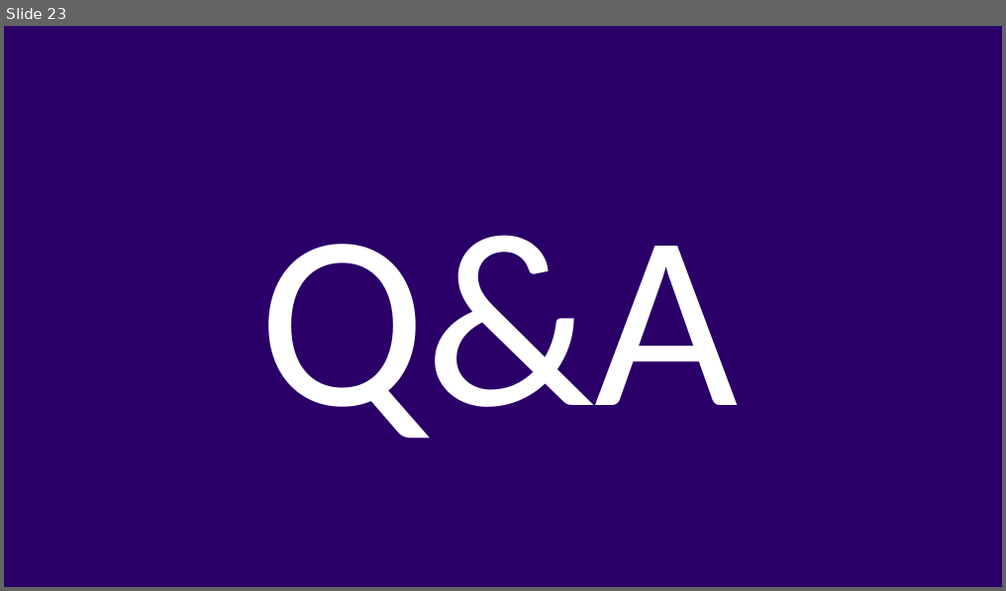
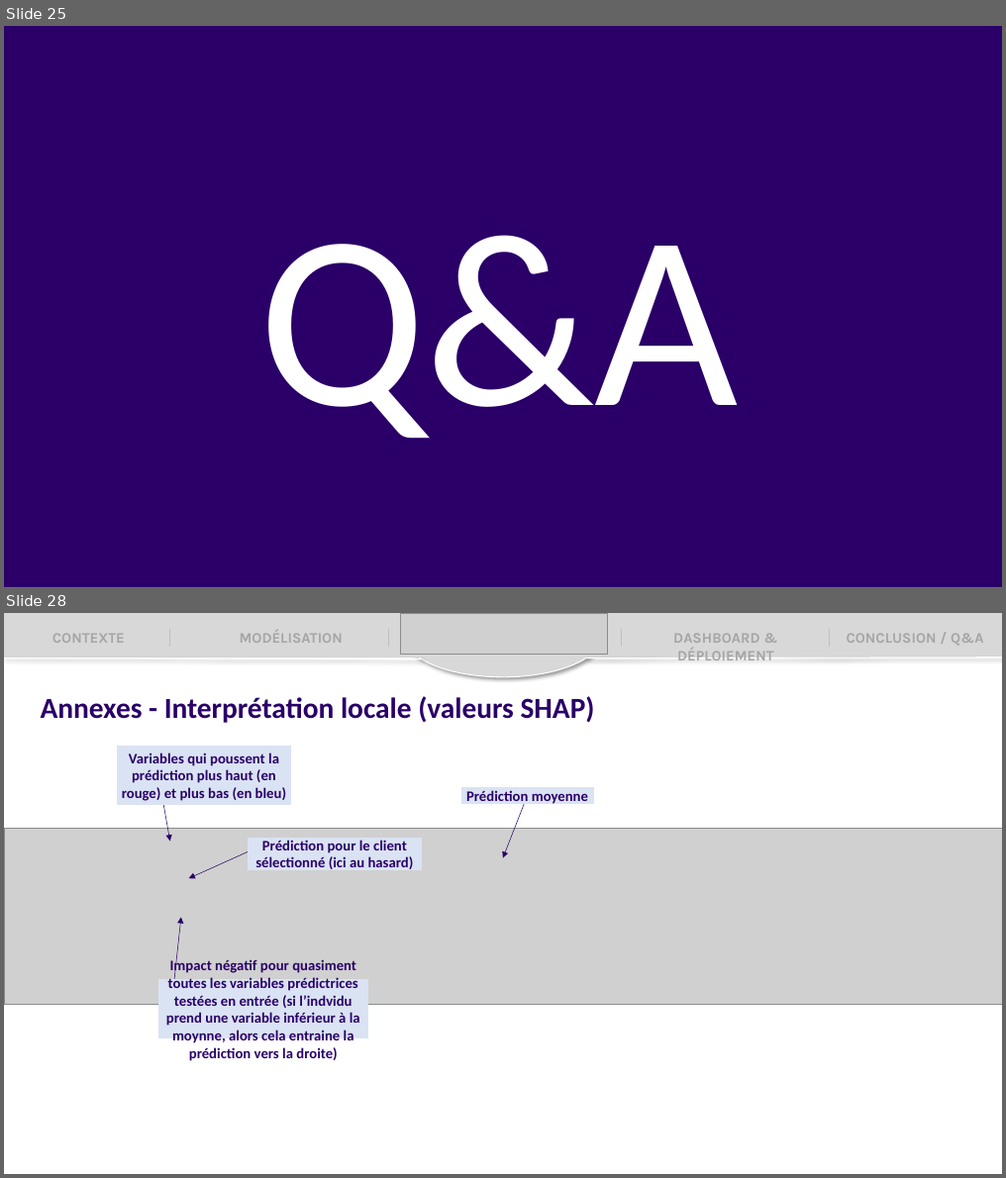
Before and after one commit to EtudiantOC2/implement_scoring_model_v2, a slide deck: evaluation/P7_Presentation.pptx. Shown one above the other, each under a label of ours: slide 23 before the commit, slides 25 and 28 after it; the slides between them are not shown. The pictures are 1006x591 and 1006x1178 pixels, drawn with LibreOffice and Linux fonts; fonts in the diff are those of the drawing; grey boxes stand for pictures. Boxes give left, top, right and bottom in pixels: in the first picture for what was removed or moved away, otherwise in the second. Text is boxed around its words. In the diff, an @@ line names an element or a change of style, - is before the commit and + after.

```diff
--- a/evaluation/P7_Presentation.pptx
+++ b/evaluation/P7_Presentation.pptx
@@ slide 28 added at (4, 613, 1002, 1174), background #FFFFFF @@
@@ rectangle added at (4, 613, 1002, 658), fill #D7D8D7, outline #D7D8D7 1 pt @@
@@ text added at (53, 634, 125, 643), 14 pt, text #A5A5A5, bold @@
+CONTEXTE
@@ line added from (170, 630) to (170, 647), #BFBFBF 0.5 pt @@
@@ text added at (240, 630, 343, 643), 14 pt, text #A5A5A5, bold @@
+MODÉLISATION
@@ rectangle added at (374, 613, 632, 658), fill #D7D8D7, outline #D7D8D7 1 pt @@
@@ line added from (389, 629) to (389, 646), #BFBFBF 0.5 pt @@
@@ picture added at (401, 613, 607, 654) @@
@@ ellipse added at (405, 613, 601, 677), fill #D7D8D7, outline #FFFFFF 1 pt @@
@@ line added from (621, 630) to (621, 647), #BFBFBF 0.5 pt @@
@@ text added at (673, 634, 774, 661), 14 pt, text #A5A5A5, bold @@
+DASHBOARD & DÉPLOIEMENT
@@ line added from (829, 630) to (829, 647), #BFBFBF 0.5 pt @@
@@ text added at (846, 634, 983, 645), 14 pt, text #A5A5A5, bold @@
+CONCLUSION / Q&A
@@ line added from (4, 658) to (421, 660), #FFFFFF 1 pt @@
@@ line added from (586, 658) to (1002, 658), #FFFFFF 1 pt @@
@@ text added at (41, 696, 595, 723), 28 pt, text #2A0068, bold @@
+Annexes - Interprétation locale (valeurs SHAP)
@@ rectangle added at (118, 747, 290, 804), fill #DAE3F3, outline #DAE3F3 1 pt, 14 pt, text #2A0068, bold @@
+Variables qui poussent la prédiction plus haut (en rouge) et plus bas (en bleu)
@@ arrow added from (159, 778) to (170, 842), #2A0068 0.5 pt @@
@@ rectangle added at (461, 788, 593, 804), fill #DAE3F3, outline #DAE3F3 1 pt, 14 pt, text #2A0068, bold @@
+Prédiction moyenne
@@ arrow added from (528, 796) to (503, 858), #2A0068 0.5 pt @@
@@ picture added at (4, 829, 1002, 1004) @@
@@ rectangle added at (249, 839, 421, 869), fill #DAE3F3, outline #DAE3F3 1 pt, 14 pt, text #2A0068, bold @@
+Prédiction pour le client sélectionné (ici au hasard)
@@ arrow added from (249, 852) to (189, 878), #2A0068 0.5 pt @@
@@ arrow added from (172, 996) to (181, 918), #2A0068 0.5 pt @@
@@ rectangle added at (159, 980, 368, 1039), fill #DAE3F3, outline #DAE3F3 1 pt, 14 pt, text #2A0068, bold @@
+Impact négatif pour quasiment toutes les variables prédictrices testées en entrée (si l’indvidu prend une variable inférieur à la moynne, alors cela entraine la prédiction vers la droite)
@@ what was slide 23 is now slide 25 @@
```
Also in this commit, not shown: 10 slides changed, 4 other slides added, 2 other files.
